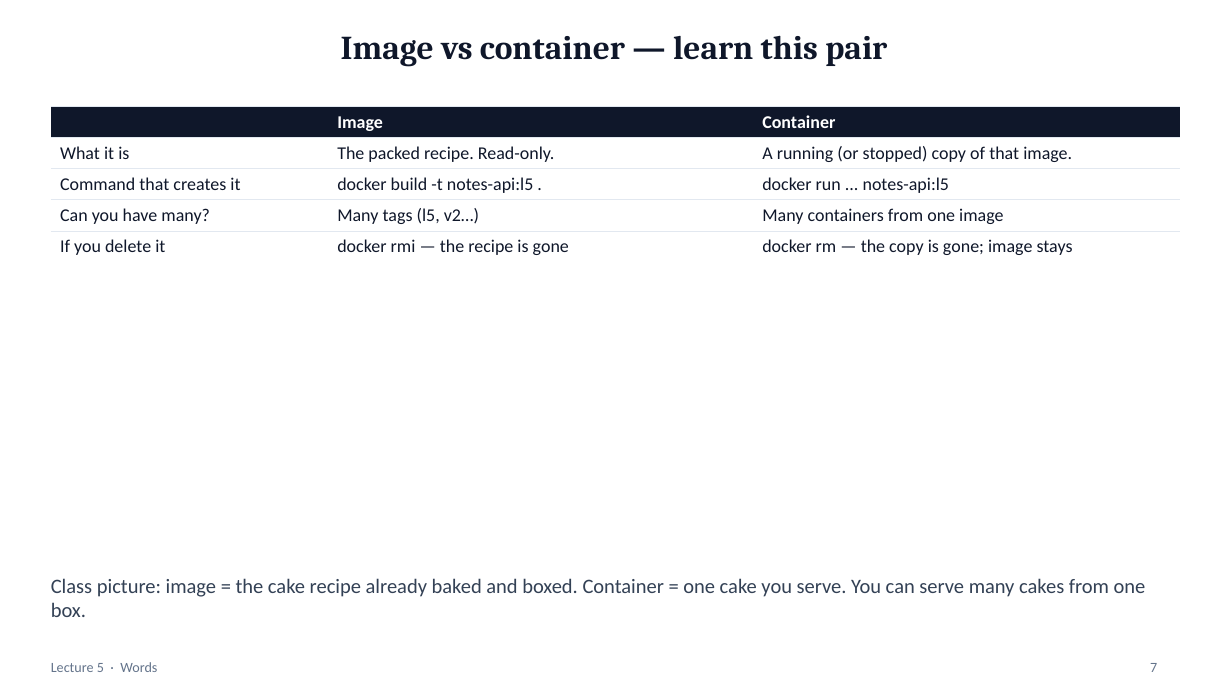
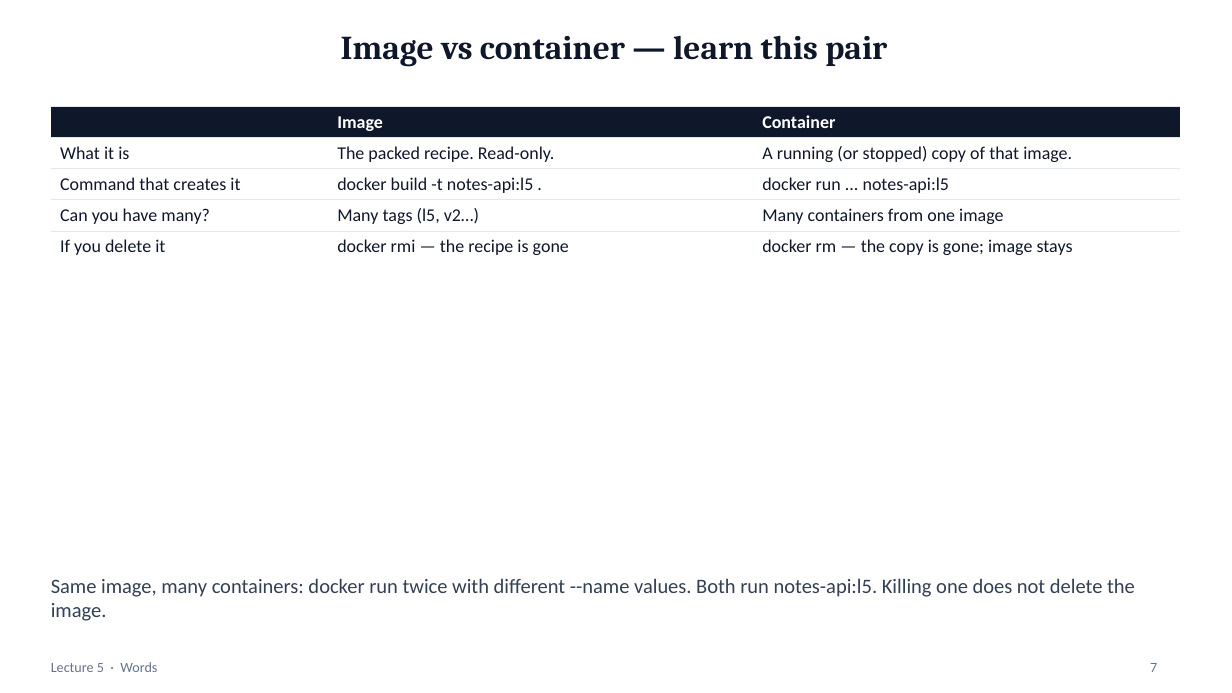
Before and after one commit to mayurb99/Devops_Beginners, a slide deck: slide 7 of lec-05/presentation/lec-05-docker.pptx. Drawn at 1232x693 pixels with LibreOffice and Linux fonts; fonts in the diff are those of the drawing. Boxes give left, top, right and bottom in pixels: in the first picture for what was removed or moved away, otherwise in the second. Text is boxed around its words. In the diff, an @@ line names an element or a change of style, - is before the commit and + after.

```diff
--- a/lec-05/presentation/lec-05-docker.pptx
+++ b/lec-05/presentation/lec-05-docker.pptx
@@ text at (51,578,1135,621): text changed @@
-Class picture: image = the cake recipe already baked and boxed. Container = one cake you serve. You can serve many cakes from one box.
+Same image, many containers: docker run twice with different --name values. Both run notes-api:l5. Killing one does not delete the image.
```
Also in this commit, not shown: 3 other slides changed, 11 slides added.
